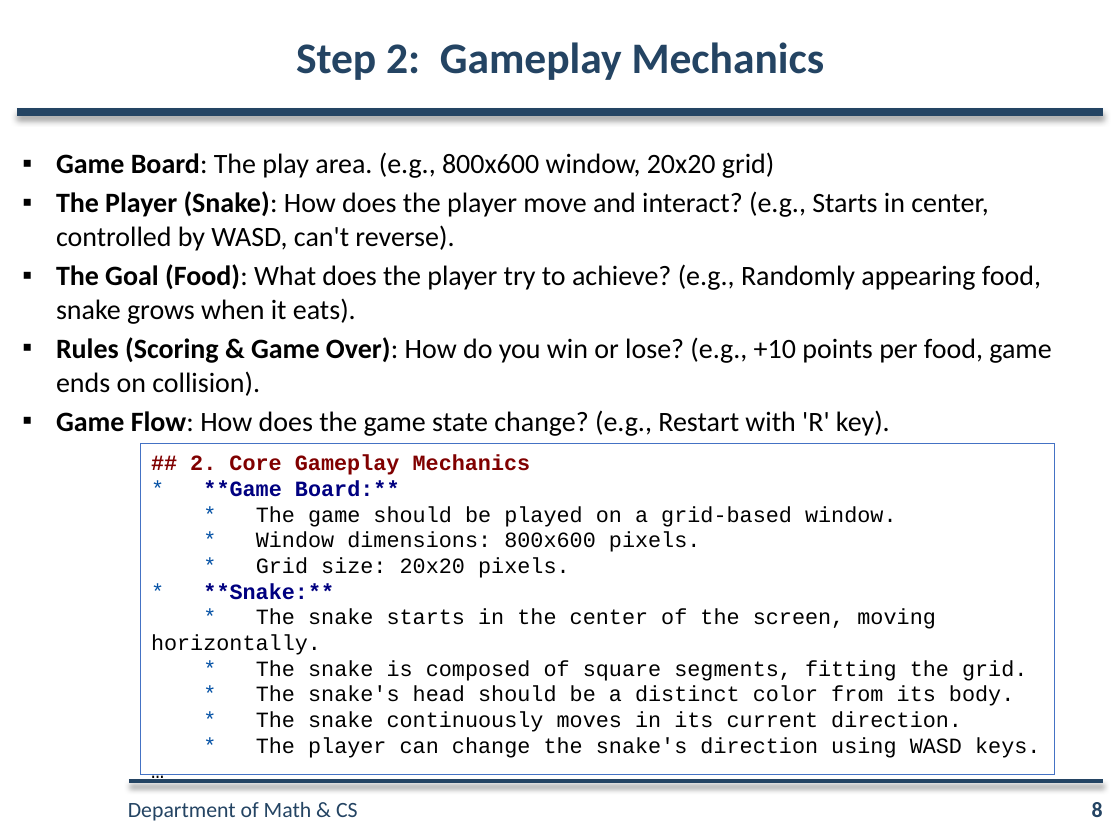
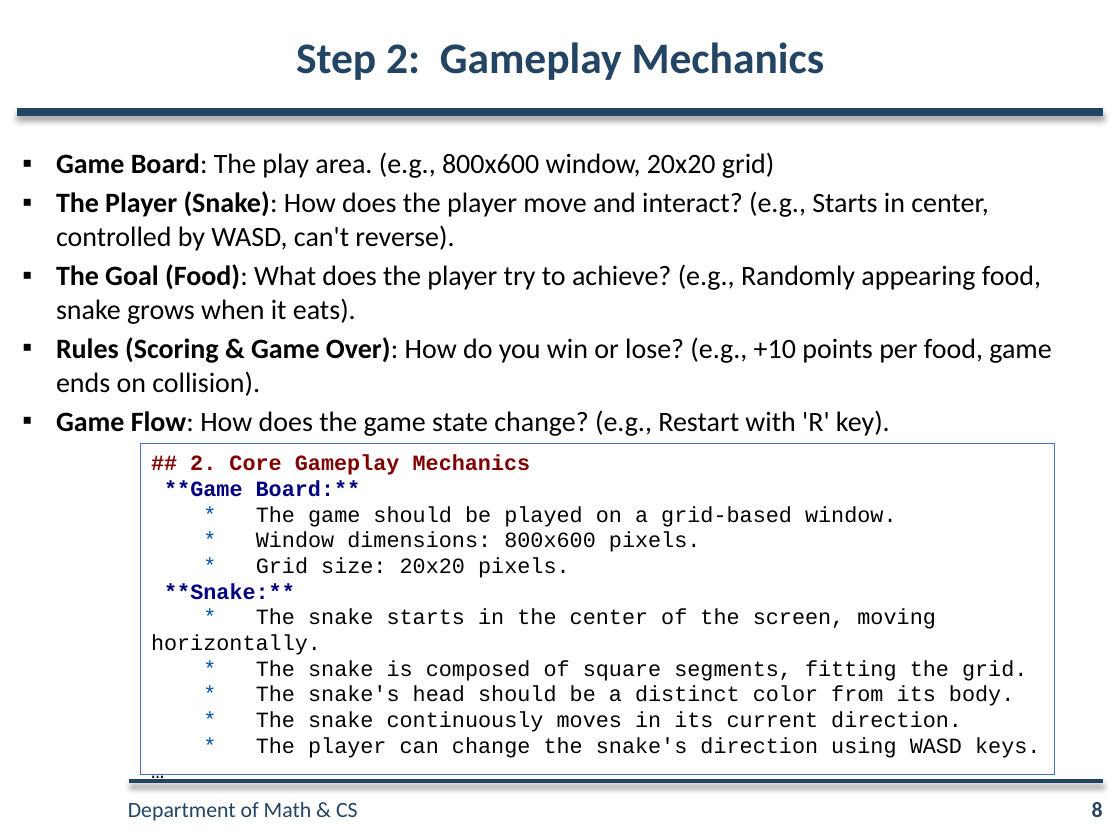
Before and after one commit to tisage/game-llm, a slide deck: slide 8 of docs/AI Workshop.pptx. Drawn at 1120x840 pixels with LibreOffice and Linux fonts; fonts in the diff are those of the drawing; background and template pictures are left out. Boxes give left, top, right and bottom in pixels: in the first picture for what was removed or moved away, otherwise in the second. Text is boxed around its words. In the diff, an @@ line names an element or a change of style, - is before the commit and + after.

```diff
--- a/docs/AI Workshop.pptx
+++ b/docs/AI Workshop.pptx
@@ text in rectangle at [164, 480, 361, 497]: text changed @@
-* **Game Board:**
+**Game Board:**
@@ text in rectangle at [164, 583, 295, 600]: text changed @@
-* **Snake:**
+**Snake:**
```
Also in this commit, not shown: 6 other slides changed.
